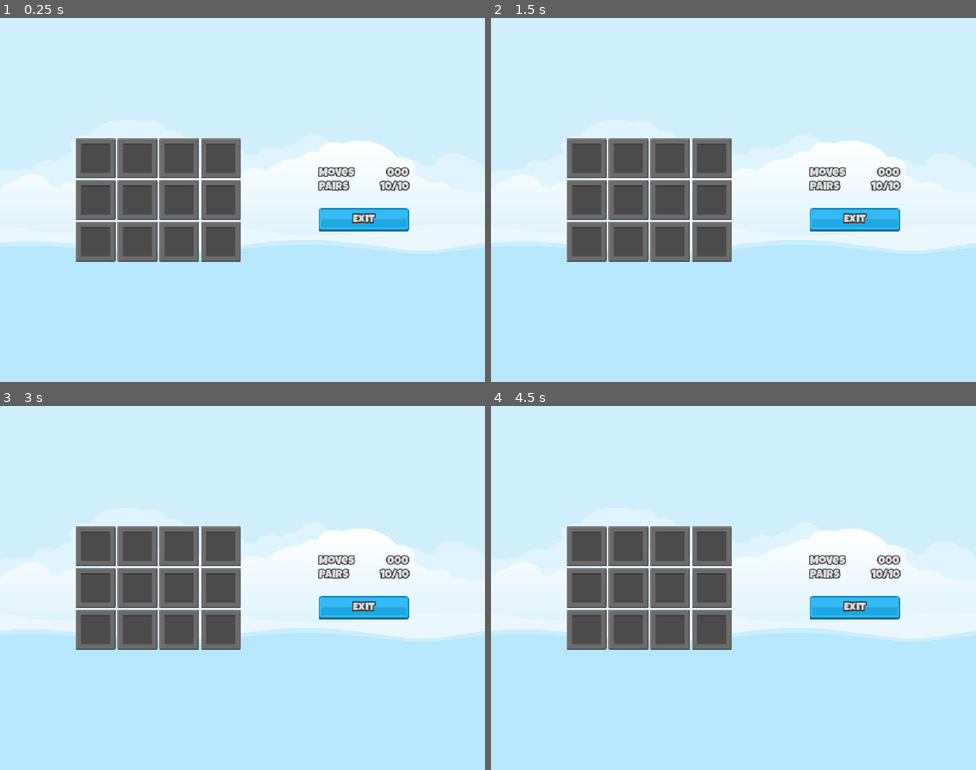
Above: before the commit, frames 1-4 (two rows, left to right).
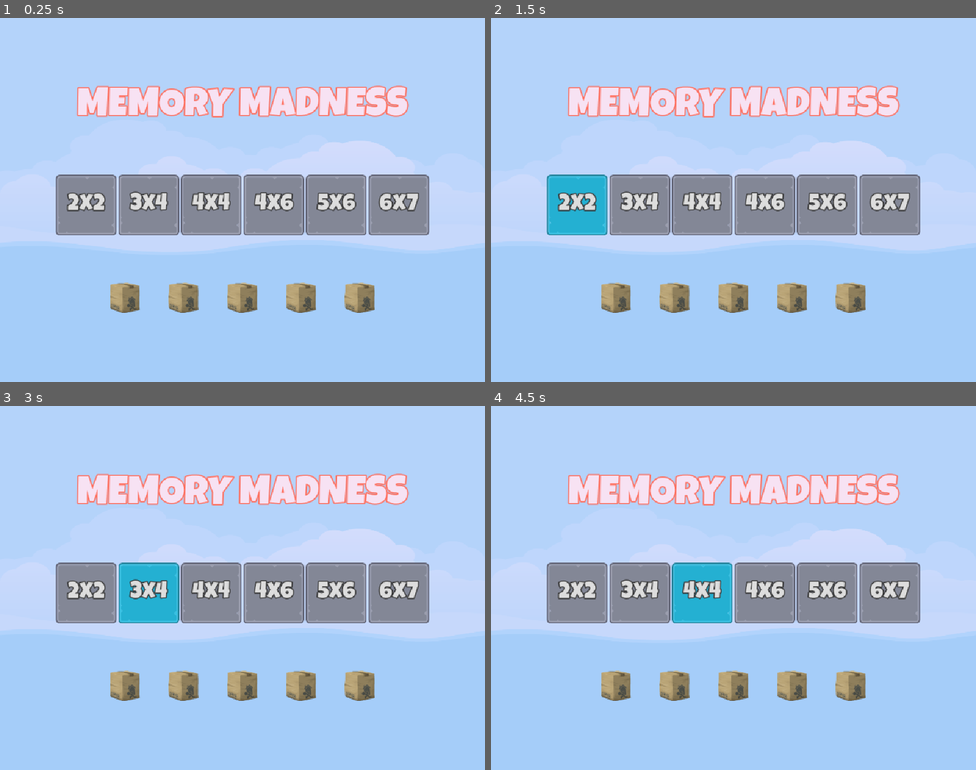
Above: after the commit, the same moments.

Repository: Rio014/godot_practice
Game: Godot game, scene res://Scenes/Master/Master.tscn
The game is run twice, just before and just after one commit, with the same random seed, the same clock (stepped at 60 frames per second) and the same inputs.
Inputs (mouse positions are in pixels of both pictures, inside the frame that each line leads up to):
- Up to frame 1 (0.25 s): no input
- Up to frame 2 (1.5 s): click (588, 159) at 0.52 s; click (578, 203) at 1.25 s, where only the run after the commit has a clickable "2x2"
- Up to frame 3 (3 s): click (135, 547) at 2.02 s; click (150, 591) at 2.75 s, where only the run after the commit has a clickable "3x4"
- Up to frame 4 (4.5 s): click (670, 547) at 3.52 s; click (704, 591) at 4.25 s, where only the run after the commit has a clickable "4x4"

The runs differ from the first frame. In frame 1, 99% of the frame differs, in the area x 0-100%, y 0-100%; in frame 2, 99%; in frame 3, 99%; in frame 4, 99%.

Commit message:
Finished setting level labels

Diff:
--- /dev/null
+++ b/memory-madness/Classes/LevelSetting.gd
@@ -0,0 +1,16 @@
+extends Resource
+
+class_name LevelSetting
+
+@export var row: int = 2
+@export var col: int = 2
+
+
+var total_tiles: int:
+	get: return row * col
+
+var target_pairs: int:
+	get: return total_tiles / 2
+
+func _to_string() -> String:
+	return "%dx%d" % [row, col]
--- a/memory-madness/Scenes/LevelButton/LevelButton.tscn
+++ b/memory-madness/Scenes/LevelButton/LevelButton.tscn
@@ -4,6 +4,12 @@
 [ext_resource type="Texture2D" uid="uid://b8n874uu1887m" path="res://Assets/ui/level_select_frame_select_128.png" id="2_anpwf"]
 [ext_resource type="Texture2D" uid="uid://csyrgkk7bmaer" path="res://Assets/ui/level_select_frame_hover_128.png" id="3_uqdhg"]
 [ext_resource type="LabelSettings" uid="uid://db1ry0kcu3s1k" path="res://Resources/LevelButtonRes.tres" id="4_anpwf"]
+[ext_resource type="Script" uid="uid://efqfftu7dw0k" path="res://Scenes/LevelButton/level_button.gd" id="4_uqdhg"]
+[ext_resource type="Script" uid="uid://b3prtmlf3yvu" path="res://Classes/LevelSetting.gd" id="5_ufld2"]
+
+[sub_resource type="Resource" id="Resource_0iohd"]
+script = ExtResource("5_ufld2")
+metadata/_custom_type_script = "uid://b3prtmlf3yvu"
 
 [node name="LevelButton" type="TextureButton" unique_id=1543716501]
 offset_right = 128.0
@@ -11,6 +17,8 @@
 texture_normal = ExtResource("1_3r2e7")
 texture_pressed = ExtResource("2_anpwf")
 texture_hover = ExtResource("3_uqdhg")
+script = ExtResource("4_uqdhg")
+level_setting = SubResource("Resource_0iohd")
 
 [node name="Label" type="Label" parent="." unique_id=956571868]
 layout_mode = 1
--- /dev/null
+++ b/memory-madness/Scenes/LevelButton/level_button.gd
@@ -0,0 +1,15 @@
+extends TextureButton
+
+@export var level_setting: LevelSetting
+
+
+@onready var label: Label = $Label
+
+# Called when the node enters the scene tree for the first time.
+func _ready() -> void:
+	label.text = str(level_setting) # we already overwrite this func in LevelSetting resource
+
+
+# Called every frame. 'delta' is the elapsed time since the previous frame.
+func _process(delta: float) -> void:
+	pass
--- a/memory-madness/Scenes/Main/Main.tscn
+++ b/memory-madness/Scenes/Main/Main.tscn
@@ -3,6 +3,7 @@
 [ext_resource type="FontFile" uid="uid://c2gt4q4ev7wj1" path="res://Assets/fonts/LuckiestGuy-Regular.ttf" id="1_p8rbg"]
 [ext_resource type="PackedScene" uid="uid://bbi6hton1rsj" path="res://Scenes/LevelButton/LevelButton.tscn" id="2_cmk6n"]
 [ext_resource type="PackedScene" uid="uid://swrxhxtxym3y" path="res://Scenes/Sprite/FrontSprite.tscn" id="3_i3fi7"]
+[ext_resource type="Script" uid="uid://b3prtmlf3yvu" path="res://Classes/LevelSetting.gd" id="3_o8wgc"]
 
 [sub_resource type="LabelSettings" id="LabelSettings_qtv3y"]
 font = ExtResource("1_p8rbg")
@@ -10,6 +11,36 @@
 font_color = Color(0.96750814, 0.8838209, 0.9536727, 1)
 outline_size = 11
 outline_color = Color(0.999896, 0.43491426, 0.3662508, 1)
+
+[sub_resource type="Resource" id="Resource_w20t6"]
+script = ExtResource("3_o8wgc")
+row = 3
+col = 4
+metadata/_custom_type_script = "uid://b3prtmlf3yvu"
+
+[sub_resource type="Resource" id="Resource_i3fi7"]
+script = ExtResource("3_o8wgc")
+row = 4
+col = 4
+metadata/_custom_type_script = "uid://b3prtmlf3yvu"
+
+[sub_resource type="Resource" id="Resource_o8wgc"]
+script = ExtResource("3_o8wgc")
+row = 4
+col = 6
+metadata/_custom_type_script = "uid://b3prtmlf3yvu"
+
+[sub_resource type="Resource" id="Resource_aw1lf"]
+script = ExtResource("3_o8wgc")
+row = 5
+col = 6
+metadata/_custom_type_script = "uid://b3prtmlf3yvu"
+
+[sub_resource type="Resource" id="Resource_5s61s"]
+script = ExtResource("3_o8wgc")
+row = 6
+col = 7
+metadata/_custom_type_script = "uid://b3prtmlf3yvu"
 
 [node name="Main" type="Control" unique_id=400733287]
 layout_mode = 3
@@ -61,18 +92,23 @@
 
 [node name="LevelButton2" parent="VBoxContainer/HBoxLevelButton" unique_id=1885723930 instance=ExtResource("2_cmk6n")]
 layout_mode = 2
+level_setting = SubResource("Resource_w20t6")
 
 [node name="LevelButton3" parent="VBoxContainer/HBoxLevelButton" unique_id=739583182 instance=ExtResource("2_cmk6n")]
 layout_mode = 2
+level_setting = SubResource("Resource_i3fi7")
 
 [node name="LevelButton4" parent="VBoxContainer/HBoxLevelButton" unique_id=1559429766 instance=ExtResource("2_cmk6n")]
 layout_mode = 2
+level_setting = SubResource("Resource_o8wgc")
 
 [node name="LevelButton5" parent="VBoxContainer/HBoxLevelButton" unique_id=1508346479 instance=ExtResource("2_cmk6n")]
 layout_mode = 2
+level_setting = SubResource("Resource_aw1lf")
 
 [node name="LevelButton6" parent="VBoxContainer/HBoxLevelButton" unique_id=617355777 instance=ExtResource("2_cmk6n")]
 layout_mode = 2
+level_setting = SubResource("Resource_5s61s")
 
 [node name="HBoxFrontSprite" type="HBoxContainer" parent="VBoxContainer" unique_id=1570602762]
 layout_mode = 2
Not shown, added: memory-madness/Classes/LevelSetting.gd.uid
Not shown, added: memory-madness/Scenes/LevelButton/level_button.gd.uid
Not shown: 1 places in memory-madness/Scenes/Master/Master.tscn that only renumber resources
